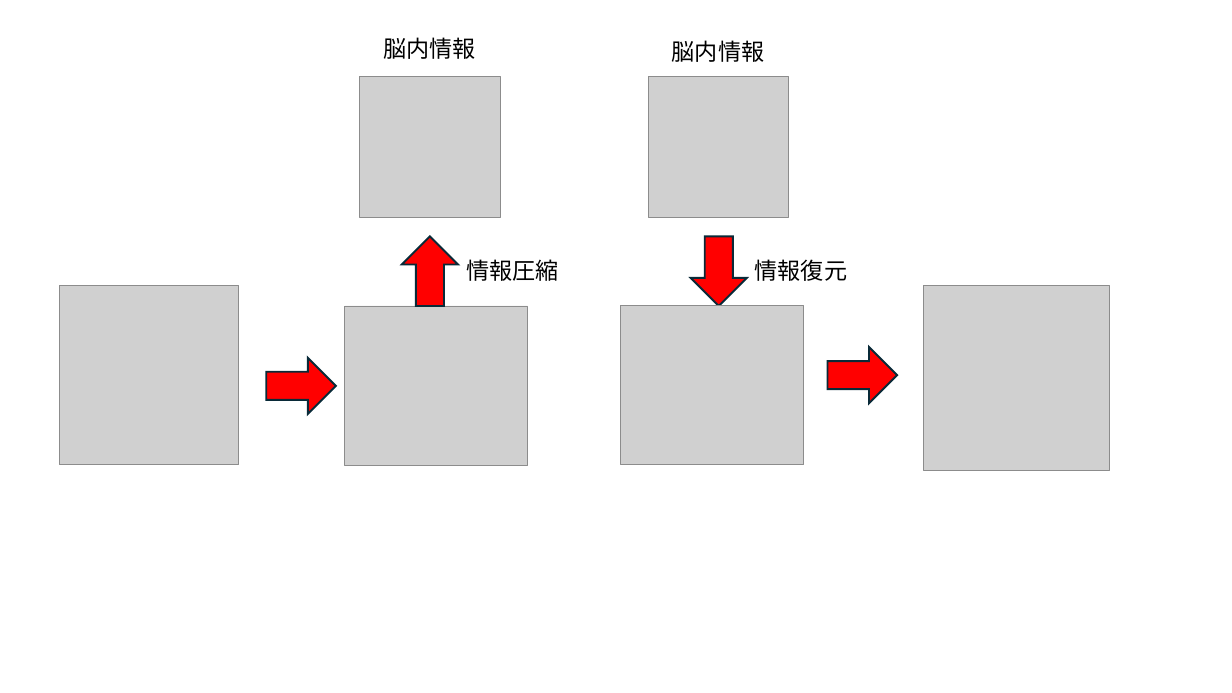
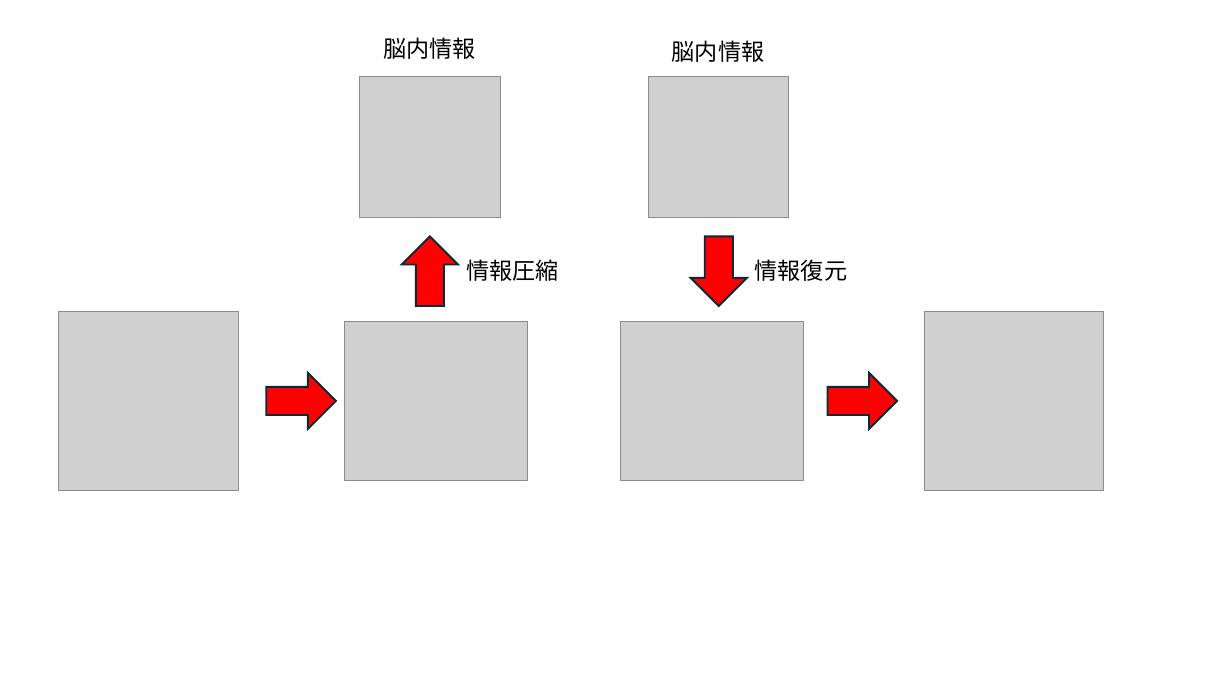
Before and after one commit to kaityo256/rbm_mnist_check, a slide deck: slide 3 of notes/fig.pptx. Drawn at 1232x693 pixels with LibreOffice and Linux fonts; fonts in the diff are those of the drawing; grey boxes stand for pictures. Boxes give left, top, right and bottom in pixels: in the first picture for what was removed or moved away, otherwise in the second. Text is boxed around its words. In the diff, an @@ line names an element or a change of style, - is before the commit and + after.

```diff
--- a/notes/fig.pptx
+++ b/notes/fig.pptx
@@ picture: place and size @@
-picture at [59,286,238,465]
+picture at [59,311,238,491]
@@ picture: place and size @@
-picture at [924,286,1110,471]
+picture at [924,311,1104,491]
@@ 2 pictures, 1 right arrow: place and size @@
-2 pictures, 1 right arrow at [266,305,804,466]
+2 pictures, 1 right arrow at [266,322,804,482]
@@ right arrow: place and size @@
-right arrow at [828,348,897,404]
+right arrow at [828,373,897,430]
```
Also in this commit, not shown: 2 slides added.
